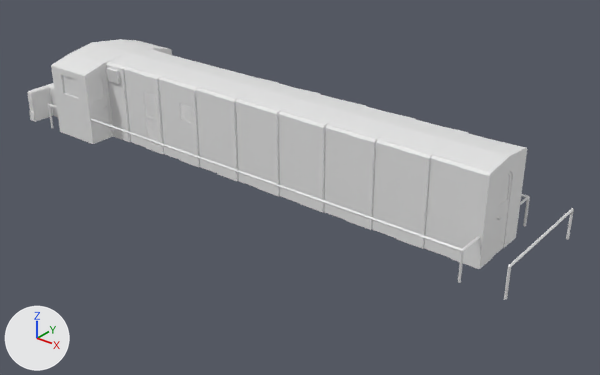
A saved change to the OBJ model Assets/Visual/3D/Train/Locomotive/Top/Locomotiva_Cima.obj.
The view is the same before and after, from a camera (50 mm lens) standing at (11.99, -13.89, 9.29) and looking at (0.62, 0.31, 0.48). Every picture has the same lights, and +X, +Y and +Z are marked at lower left. Where no turn or scale is listed for an object, it has been applied to the vertices. Vertices at the same position are counted once.

The scene before the commit, as lines of its bpy script (objects in view):
```python
me_trem_cima = bpy.data.meshes.new('Trem_Cima')
me_trem_cima.from_pydata(...)  # 2564 vertices, 1803 faces; spans x -7.89..6.9, y -1.49..1.5, z 0.74..2.89
ob_trem_cima = bpy.data.objects.new('Trem_Cima', me_trem_cima)
ob_trem_cima.location = (0.0, 0.0, 0.0)
```
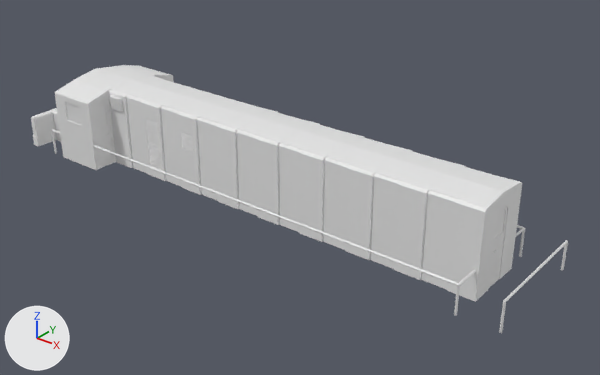
The change, as a list of edits to the scene's bpy script:
```text
Change me_trem_cima:
    used by ob_trem_cima; location = (0.0, 0.0, 0.0)
    remove me_trem_cima.from_pydata(...)  # 2564 vertices, 1803 faces; spans x -7.89..6.9, y -1.49..1.5, z 0.74..2.89
    add me_trem_cima.from_pydata(...)  # 2560 vertices, 1803 faces; spans x -7.9..6.89, y -1.49..1.5, z -0.01..2.13
    me_trem_cima part 1: the loose piece of 1893 vertices spanning x -7.89..6.0, y -1.49..1.5, z 0.74..2.89 is moved by (-0.01, 0.0, -0.75)
    me_trem_cima part 2: the loose piece of 4 vertices spanning x -5.92..-5.3, y -1.45, z 1.93..2.46 is moved by (-0.01, 0.0, -0.75)
    me_trem_cima part 3: the loose piece of 42 vertices spanning x -4.91..5.95, y -1.48..-0.8, z 0.75..1.47 is moved by (-0.01, 0.0, -0.75)
    me_trem_cima part 4: the loose piece of 34 vertices spanning x -6.74..-6.31, y -1.48..-1.42, z 0.75..1.47 is moved by (-0.01, 0.0, -0.75)
    me_trem_cima part 5: the loose piece of 42 vertices spanning x -4.91..5.95, y 0.81..1.49, z 0.75..1.47 is moved by (-0.01, 0.0, -0.75)
    me_trem_cima part 6: the loose piece of 52 vertices spanning x 6.84..6.9, y -1.46..1.47, z 0.75..1.47 is moved by (-0.01, 0.0, -0.75)
    me_trem_cima part 7: the loose piece of 44 vertices spanning x 5.91..5.99, y -0.27..0.27, z 0.75..2.56 is moved by (-0.01, 0.0, -0.75)
    me_trem_cima part 8: the loose piece of 11 vertices spanning x 5.97, y -0.19..0.19, z 1.9..2.49 is moved by (-0.01, 0.0, -0.75)
    me_trem_cima part 9: the loose piece of 48 vertices spanning x -5.0..-4.92, y -1.41..-0.87, z 0.75..2.56 is rebuilt with 47 vertices and now spans x -5.01..-4.93, y -1.41..-0.87, z 0.0..1.8
```

Boxes (x1, y1, x2, y2) around the edits, measured in the pictures (600 x 375 px; the box of a moved part takes in the faces that stretch with it):
'Trem_Cima', reshaped: before (27, 39, 574, 299); after (31, 65, 568, 333)
part 1 of me_trem_cima, moved or reshaped: before (27, 39, 527, 269); after (31, 65, 522, 302)
part 2 of me_trem_cima, moved or reshaped: before (63, 75, 78, 97); after (66, 102, 82, 125)
part 3 of me_trem_cima, moved or reshaped: before (91, 118, 480, 283); after (94, 145, 476, 315)
part 4 of me_trem_cima, moved or reshaped: before (48, 103, 57, 128); after (52, 129, 60, 154)
part 5 of me_trem_cima, moved or reshaped: before (520, 194, 530, 226); after (516, 225, 525, 257)
part 6 of me_trem_cima, moved or reshaped: before (504, 208, 574, 299); after (499, 240, 568, 333)
part 7 of me_trem_cima, moved or reshaped: before (493, 171, 512, 256); after (488, 206, 507, 289)
part 8 of me_trem_cima, moved or reshaped: before (499, 175, 509, 205); after (495, 209, 505, 238)
part 9 of me_trem_cima, rebuilt: before (89, 75, 111, 143); after (92, 102, 114, 169)
